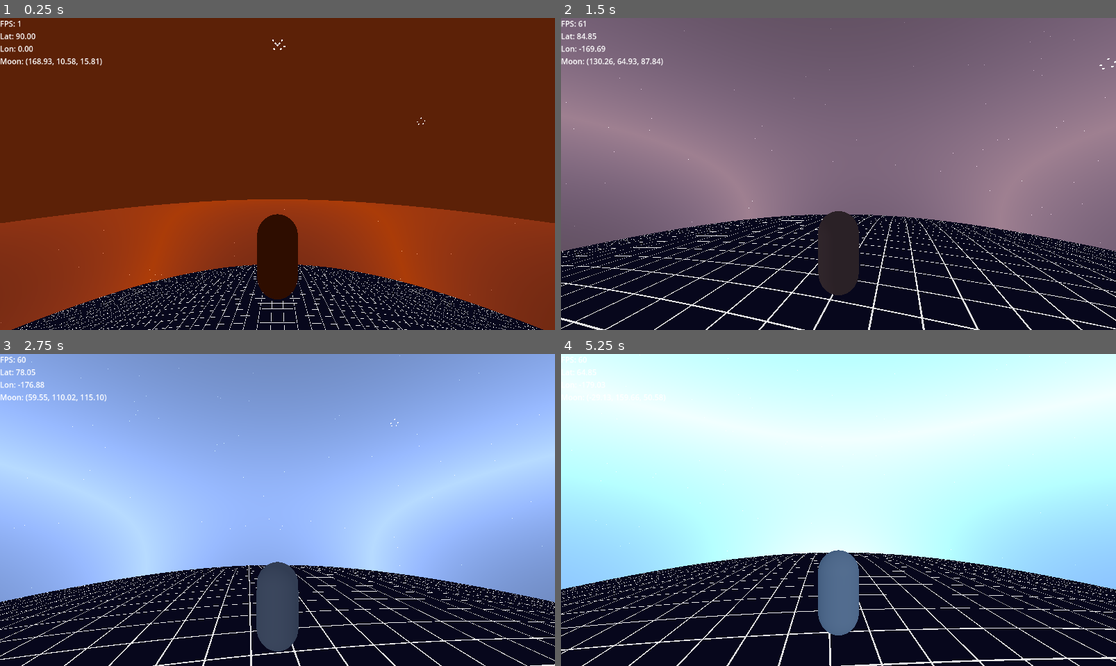
Above: before the commit, frames 1-4 (two rows, left to right).
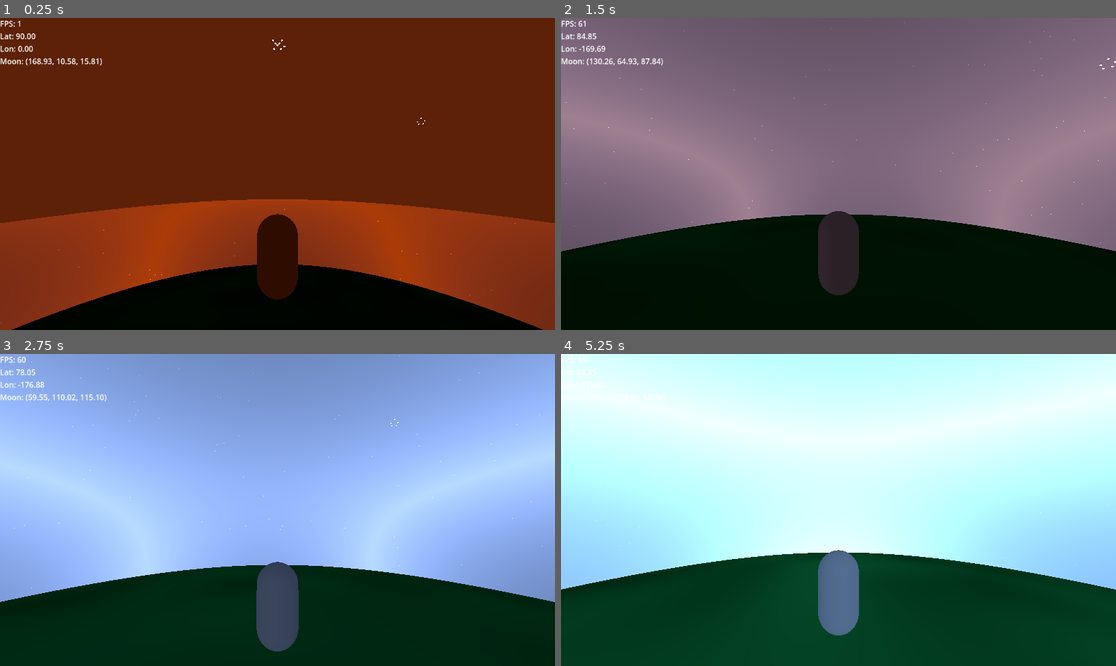
Above: after the commit, the same moments.

Repository: valfrom/LittlePlanet
Game: Godot game, scene res://world.tscn
Two runs of this game, one before a commit and one after it. Both use one fixed random seed, a clock stepped at 60 frames per second and the inputs below.
Inputs (mouse positions are in pixels of both pictures, inside the frame that each line leads up to):
- Up to frame 1 (0.25 s): no input
- Up to frame 2 (1.5 s): move the mouse to (866, 174) at 0.52 s; hold W (move_forward) from 0.53 s (still down); tap Space (jump) at 0.77 s; move the mouse to (810, 174) at 1.27 s
- Up to frame 3 (2.75 s): keep holding W (move_forward); tap Space (jump) at 1.52 s; move the mouse to (288, 503) at 2.02 s
- Up to frame 4 (5.25 s): keep holding W (move_forward); move the mouse to (832, 516) at 2.77 s; tap Space (jump) at 3.02, 3.77, 4.52 s; move the mouse to (877, 513) at 3.52 s; move the mouse to (794, 506) at 4.27 s; move the mouse to (844, 510) at 5.02 s

The runs differ from the first frame. In frame 1, 12% of the frame differs, in the area x 2-98%, y 79-100%; in frame 2, 28%; in frame 3, 26%; in frame 4, 30%, in the area x 0-100%, y 63-100%.

Commit message:
Add grass shader to planet

Diff:
--- a/CurvedPlanetGrid.gdshader
+++ b/CurvedPlanetGrid.gdshader
@@ -1,10 +1,35 @@
 shader_type spatial;
-render_mode unshaded, world_vertex_coords;
+render_mode world_vertex_coords;
 
 uniform float curvature = 0.0005;
-uniform float line_width = 0.02;
+uniform float patch_scale = 0.08;
+uniform float blade_detail_scale = 0.3;
+uniform float highlight_strength = 0.35;
+uniform vec3 grass_color = vec3(0.11, 0.45, 0.19);
+uniform vec3 dark_grass_color = vec3(0.04, 0.23, 0.09);
+uniform vec3 highlight_color = vec3(0.33, 0.6, 0.18);
 
 varying vec3 world_pos;
+
+float hash(vec2 p)
+{
+    return fract(sin(dot(p, vec2(127.1, 311.7))) * 43758.5453);
+}
+
+float noise(vec2 p)
+{
+    vec2 i = floor(p);
+    vec2 f = fract(p);
+
+    float a = hash(i);
+    float b = hash(i + vec2(1.0, 0.0));
+    float c = hash(i + vec2(0.0, 1.0));
+    float d = hash(i + vec2(1.0, 1.0));
+
+    vec2 u = f * f * (3.0 - 2.0 * f);
+
+    return mix(mix(a, b, u.x), mix(c, d, u.x), u.y);
+}
 
 void vertex()
 {
@@ -18,15 +43,16 @@
 void fragment()
 {
     vec2 p = world_pos.xz;
-    vec2 f = fract(p);
-    vec2 d = abs(f - 0.5);
+    float macro_variation = noise(p * patch_scale);
+    float blade_detail = noise(p * patch_scale / blade_detail_scale);
+    float grass_mix = clamp(macro_variation * 0.6 + blade_detail * 0.4, 0.0, 1.0);
 
-    float line_x = step(0.5 - line_width, 0.5 - d.x);
-    float line_y = step(0.5 - line_width, 0.5 - d.y);
-    float line = max(line_x, line_y);
+    vec3 base_color = mix(dark_grass_color, grass_color, grass_mix);
 
-    vec3 base = vec3(0.05, 0.05, 0.12);
-    vec3 line_color = vec3(0.9, 0.9, 0.9);
+    float slope = clamp(1.0 - NORMAL.y, 0.0, 1.0);
+    vec3 final_color = mix(base_color, highlight_color, slope * highlight_strength);
 
-    ALBEDO = mix(base, line_color, line);
+    ALBEDO = final_color;
+    ROUGHNESS = 0.9;
+    METALLIC = 0.0;
 }
